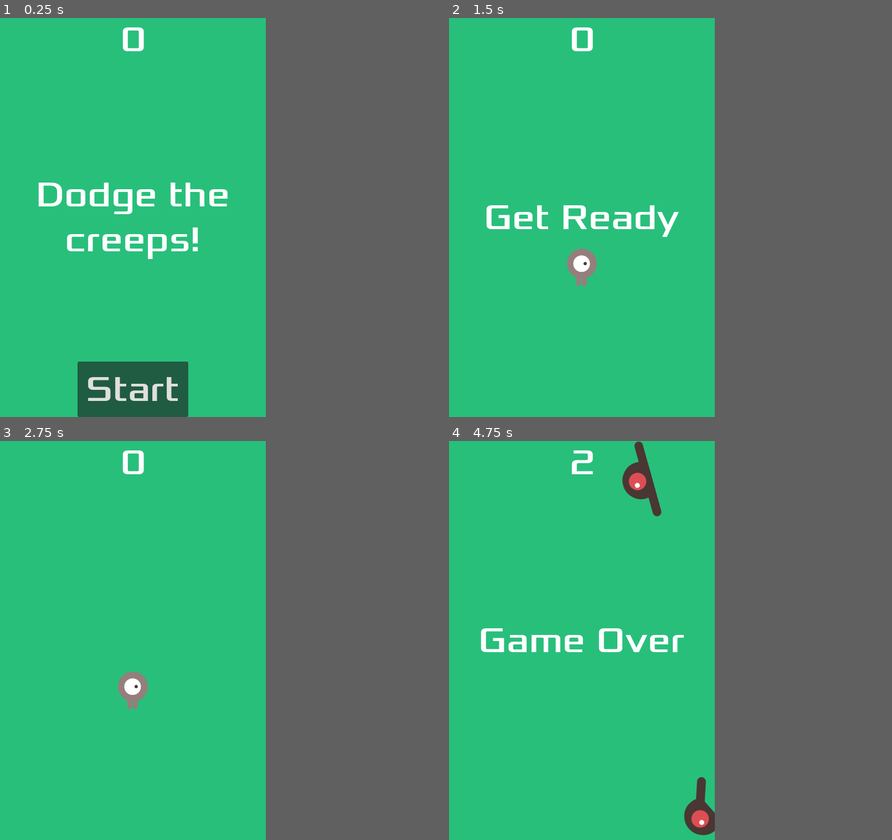
Above: before the commit, frames 1-4 (two rows, left to right).
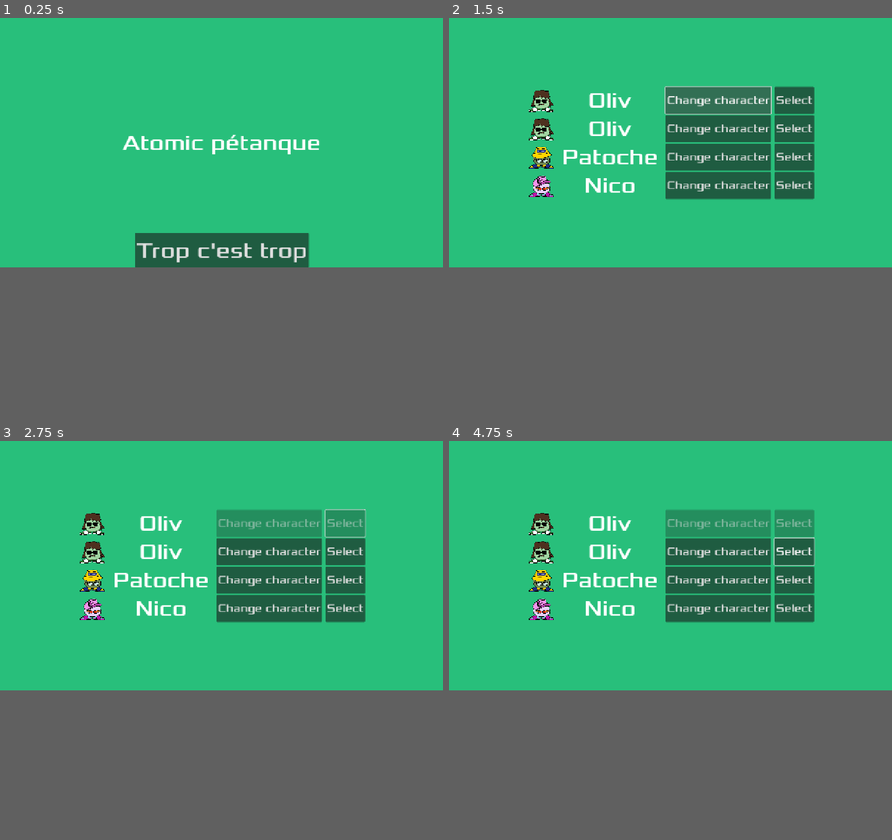
Above: after the commit, the same moments.

Repository: Robb-Fr/orbital-game-jam-7
Game: Godot game, scene res://main.tscn
Two runs of this game, one before a commit and one after it. Both use one fixed random seed, a clock stepped at 60 frames per second and the inputs below.
Inputs (mouse positions are in pixels of both pictures, inside the frame that each line leads up to):
- Up to frame 1 (0.25 s): no input
- Up to frame 2 (1.5 s): click "Start" (after the commit: "Trop c'est trop") at 0.5 s; click (608, 149) at 1.25 s, where only the run after the commit has a clickable "Change character"
- Up to frame 3 (2.75 s): click (208, 572) at 2 s, where only the run after the commit has a clickable "Select"
- Up to frame 4 (4.75 s): hold Right (move_right) 2.78-3.53 s; hold Down (move_down) 3.53-4.28 s; hold Right (move_right) from 4.28 s (still down)
In our replay, the window is 480x720 before the commit and 800x450 after it. These sizes can differ from the game's own. Grey fills any space a smaller window leaves; there, only what the larger window draws over its background counts as a difference.

The runs differ from the first frame. In frame 1, 9.1% of the frame differs, in the area x 8-73%, y 2-100%; in frame 2, 12%; in frame 3, 11%; in frame 4, 13%, in the area x 7-83%, y 0-99%.

Commit message:
adds character selection logic

Diff:
--- /dev/null
+++ b/character_select.gd
@@ -0,0 +1,30 @@
+extends Control
+
+var characters = [
+	["Gégé", "res://art/atomic_petanque/gégé_moustache_de_feu.png"],
+	["Oliv", "res://art/atomic_petanque/oliv_chaussettes_deparaillees.png"],
+	["Patoche", "res://art/atomic_petanque/patoche_au_bob.png"],
+	["Nico", "res://art/atomic_petanque/nico_la_gaypride.png"]
+	]
+
+signal selected_character(index: int)
+
+@export var current_char = 0
+
+func _ready():
+	$HBoxContainer/CharacterName.text = characters[current_char][0]
+	var texture: Texture2D = load(characters[current_char][1])
+	$HBoxContainer/CharacterIcon.set_texture(texture)
+
+func _on_change_character_pressed():
+	var next_char_index = (current_char + 1) % len(characters)
+	var next_char = characters[(current_char + 1) % len(characters)]
+	$HBoxContainer/CharacterName.text = next_char[0]
+	var next_texture: Texture2D = load(next_char[1])
+	$HBoxContainer/CharacterIcon.set_texture(next_texture)
+	current_char = next_char_index
+
+func _on_select_character_pressed():
+	$HBoxContainer/SelectCharacter.disabled = true
+	$HBoxContainer/ChangeCharacter.disabled = true
+	selected_character.emit(current_char)
--- /dev/null
+++ b/character_select.tscn
@@ -0,0 +1,63 @@
+[gd_scene load_steps=4 format=3 uid="uid://6vo508oj4fra"]
+
+[ext_resource type="Script" uid="uid://cbe60qhkvs4a0" path="res://character_select.gd" id="1_6yhuy"]
+[ext_resource type="Texture2D" uid="uid://cpqyqgr7php2f" path="res://art/atomic_petanque/gégé_moustache_de_feu.png" id="1_tddig"]
+[ext_resource type="FontFile" uid="uid://b00c3n5argown" path="res://fonts/Xolonium-Regular.ttf" id="2_5duen"]
+
+[node name="CharacterSelect" type="Control"]
+custom_minimum_size = Vector2(0, 78)
+layout_mode = 3
+anchors_preset = 8
+anchor_left = 0.5
+anchor_top = 0.5
+anchor_right = 0.5
+anchor_bottom = 0.5
+offset_left = -413.5
+offset_top = -39.0
+offset_right = 413.5
+offset_bottom = 39.0
+grow_horizontal = 2
+grow_vertical = 2
+script = ExtResource("1_6yhuy")
+
+[node name="HBoxContainer" type="HBoxContainer" parent="."]
+layout_mode = 1
+anchors_preset = 13
+anchor_left = 0.5
+anchor_right = 0.5
+anchor_bottom = 1.0
+offset_left = -413.5
+offset_right = 413.5
+grow_horizontal = 2
+grow_vertical = 2
+theme_override_constants/separation = 10
+alignment = 1
+
+[node name="CharacterIcon" type="TextureRect" parent="HBoxContainer"]
+layout_mode = 2
+texture = ExtResource("1_tddig")
+expand_mode = 3
+
+[node name="CharacterName" type="Label" parent="HBoxContainer"]
+custom_minimum_size = Vector2(300, 0)
+layout_mode = 2
+theme_override_fonts/font = ExtResource("2_5duen")
+theme_override_font_sizes/font_size = 64
+text = "Gégé"
+horizontal_alignment = 1
+autowrap_mode = 2
+
+[node name="ChangeCharacter" type="Button" parent="HBoxContainer"]
+layout_mode = 2
+theme_override_fonts/font = ExtResource("2_5duen")
+theme_override_font_sizes/font_size = 32
+text = "Change character"
+
+[node name="SelectCharacter" type="Button" parent="HBoxContainer"]
+layout_mode = 2
+theme_override_fonts/font = ExtResource("2_5duen")
+theme_override_font_sizes/font_size = 32
+text = "Select"
+
+[connection signal="pressed" from="HBoxContainer/ChangeCharacter" to="." method="_on_change_character_pressed"]
+[connection signal="pressed" from="HBoxContainer/SelectCharacter" to="." method="_on_select_character_pressed"]
--- a/hud.gd
+++ b/hud.gd
@@ -2,6 +2,14 @@
 
 # Notifies `Main` node that the button has been pressed
 signal start_game
+signal all_player_selected(player: Array[int])
+signal new_player_selected(player_index: int, character_index: int)
+
+var selected_characters = [-1, -1, -1, -1]
+
+func _ready():
+	$PlayerSelects.hide()
+	$ScoreLabel.hide()
 
 func show_message(text):
 	$Message.text = text
@@ -24,7 +32,31 @@
 
 func _on_start_button_pressed():
 	$StartButton.hide()
-	start_game.emit()
+	$Message.hide()
+	$PlayerSelects.show()
 
 func _on_message_timer_timeout():
 	$Message.hide()
+
+func _on_all_player_selected():
+	$CharacterSelectionList.hide()
+	all_player_selected.emit()
+
+func _on_select_player_1_selected_character(index):
+	new_player_selected.emit(0, index)
+
+func _on_select_player_2_selected_character(index):
+	new_player_selected.emit(1, index)
+
+func _on_select_player_3_selected_character(index):
+	new_player_selected.emit(2, index)
+
+func _on_select_player_4_selected_character(index):
+	new_player_selected.emit(3, index)
+
+func _on_new_player_selected(player_index, character_index):
+	selected_characters[player_index] = character_index
+	if not selected_characters.has(-1):
+		all_player_selected.emit(selected_characters)
+		print_debug("Selected characters array: " + str(selected_characters))
+		$PlayerSelects.queue_free()
--- a/hud.tscn
+++ b/hud.tscn
@@ -1,7 +1,8 @@
-[gd_scene load_steps=5 format=3 uid="uid://7asofadfxl1i"]
+[gd_scene load_steps=6 format=3 uid="uid://7asofadfxl1i"]
 
 [ext_resource type="FontFile" uid="uid://b00c3n5argown" path="res://fonts/Xolonium-Regular.ttf" id="1_37p78"]
 [ext_resource type="Script" uid="uid://bfqmjnbve3osf" path="res://hud.gd" id="1_64ctp"]
+[ext_resource type="PackedScene" uid="uid://6vo508oj4fra" path="res://character_select.tscn" id="2_8sq4i"]
 
 [sub_resource type="InputEventAction" id="InputEventAction_64ctp"]
 action = &"start_game"
@@ -33,16 +34,16 @@
 anchor_top = 0.5
 anchor_right = 0.5
 anchor_bottom = 0.5
-offset_left = -240.0
+offset_left = -360.0
 offset_top = -120.0
-offset_right = 240.0
+offset_right = 360.0
 offset_bottom = 120.0
 grow_horizontal = 2
 grow_vertical = 2
 size_flags_horizontal = 4
 theme_override_fonts/font = ExtResource("1_37p78")
 theme_override_font_sizes/font_size = 64
-text = "Dodge the creeps!"
+text = "Atomic pétanque"
 horizontal_alignment = 1
 vertical_alignment = 1
 autowrap_mode = 2
@@ -67,7 +68,39 @@
 theme_override_fonts/font = ExtResource("1_37p78")
 theme_override_font_sizes/font_size = 64
 shortcut = SubResource("Shortcut_8sq4i")
-text = "Start"
+text = "Trop c'est trop"
 
+[node name="PlayerSelects" type="VBoxContainer" parent="."]
+anchors_preset = 8
+anchor_left = 0.5
+anchor_top = 0.5
+anchor_right = 0.5
+anchor_bottom = 0.5
+offset_top = -6.0
+offset_bottom = 6.0
+grow_horizontal = 2
+grow_vertical = 2
+
+[node name="SelectPlayer1" parent="PlayerSelects" instance=ExtResource("2_8sq4i")]
+layout_mode = 2
+
+[node name="SelectPlayer2" parent="PlayerSelects" instance=ExtResource("2_8sq4i")]
+layout_mode = 2
+current_char = 1
+
+[node name="SelectPlayer3" parent="PlayerSelects" instance=ExtResource("2_8sq4i")]
+layout_mode = 2
+current_char = 2
+
+[node name="SelectPlayer4" parent="PlayerSelects" instance=ExtResource("2_8sq4i")]
+layout_mode = 2
+current_char = 3
+
+[connection signal="all_player_selected" from="." to="." method="_on_all_player_selected"]
+[connection signal="new_player_selected" from="." to="." method="_on_new_player_selected"]
 [connection signal="timeout" from="MessageTimer" to="." method="_on_message_timer_timeout"]
 [connection signal="pressed" from="StartButton" to="." method="_on_start_button_pressed"]
+[connection signal="selected_character" from="PlayerSelects/SelectPlayer1" to="." method="_on_select_player_1_selected_character"]
+[connection signal="selected_character" from="PlayerSelects/SelectPlayer2" to="." method="_on_select_player_2_selected_character"]
+[connection signal="selected_character" from="PlayerSelects/SelectPlayer3" to="." method="_on_select_player_3_selected_character"]
+[connection signal="selected_character" from="PlayerSelects/SelectPlayer4" to="." method="_on_select_player_4_selected_character"]
--- a/project.godot
+++ b/project.godot
@@ -17,7 +17,7 @@
 
 [display]
 
-window/size/viewport_width=480
+window/size/viewport_width=1280
 window/size/viewport_height=720
 window/stretch/mode="canvas_items"
 
Binary file added: art/atomic_petanque/gégé_moustache_de_feu.png
Not shown, added: art/atomic_petanque/gégé_moustache_de_feu.png.import
Binary file added: art/atomic_petanque/nico_la_gaypride.png
Not shown, added: art/atomic_petanque/nico_la_gaypride.png.import
Binary file added: art/atomic_petanque/oliv_chaussettes_deparaillees.png
Not shown, added: art/atomic_petanque/oliv_chaussettes_deparaillees.png.import
Binary file added: art/atomic_petanque/patoche_au_bob.png
Not shown, added: art/atomic_petanque/patoche_au_bob.png.import
Not shown, added: character_select.gd.uid
